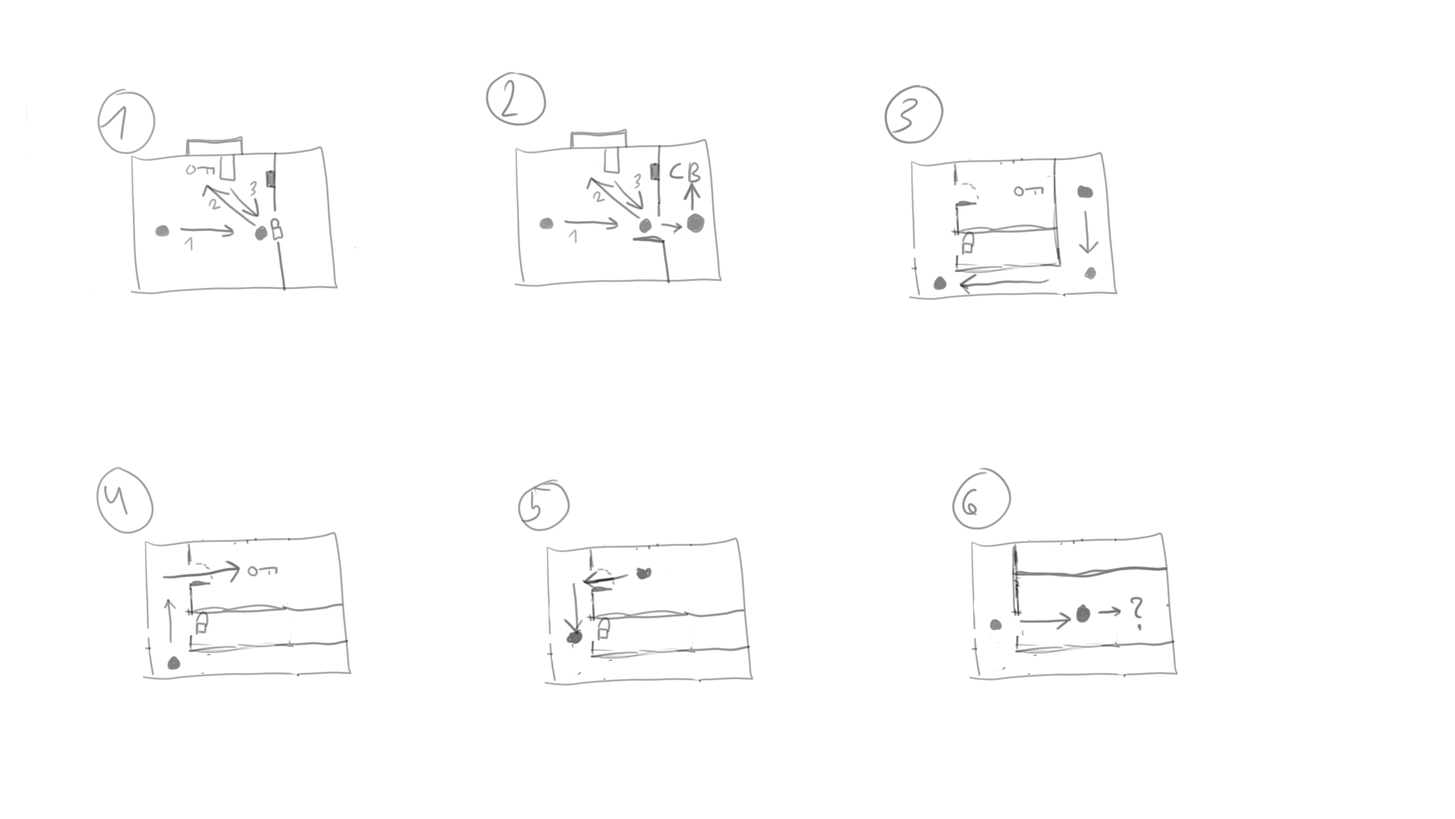
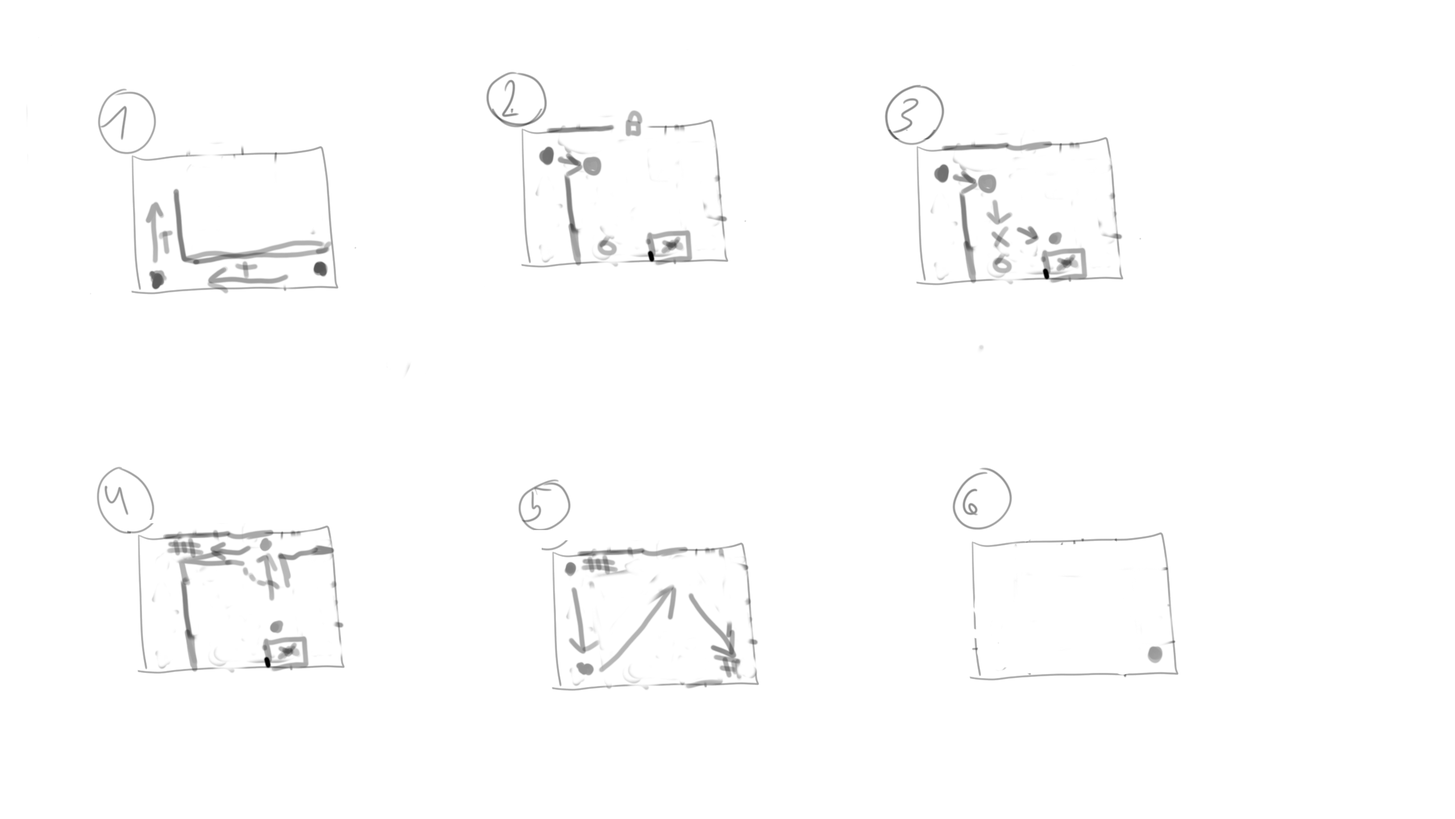
Revision of a layered 1455×819 image; what changed, layer by layer:
added layer "Layer 6" above "Layer 7" over <box>492,108,747,268</box>
added layer "Layer 7" above "Layer 8" over <box>887,129,1142,286</box>
added layer "Layer 8" above "Layer 9" over <box>127,343,986,674</box>
added layer "Layer 9" above "Layer 5 copy" over <box>541,540,760,691</box>
added layer "Layer 5 copy" above "Layer 5" over <box>26,49,1180,681</box>
hid "Layer 5", painted on it over <box>25,49,1179,686</box>
